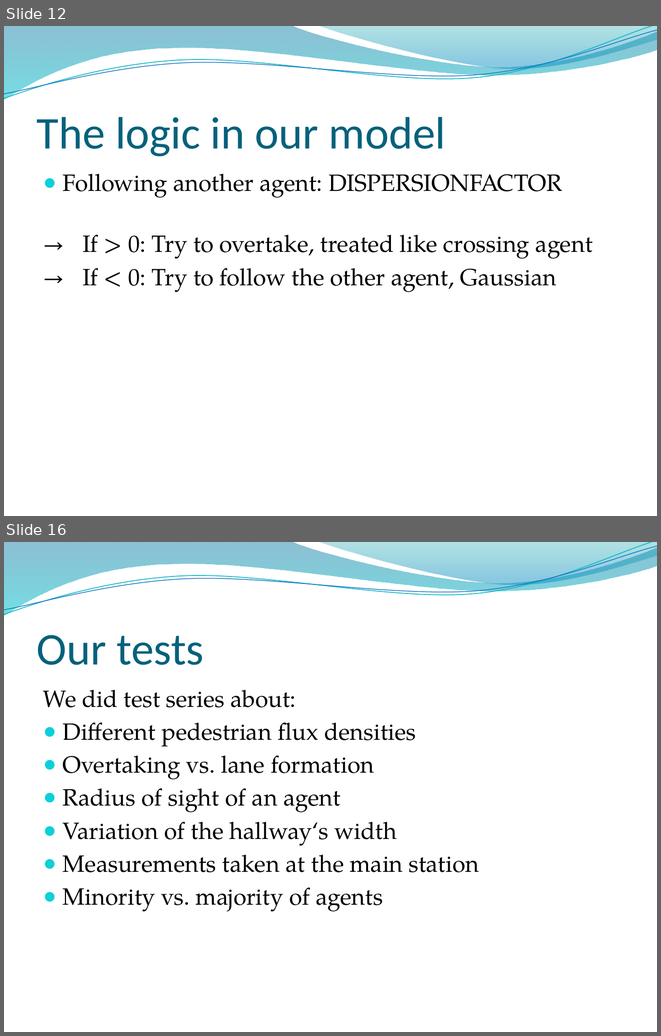
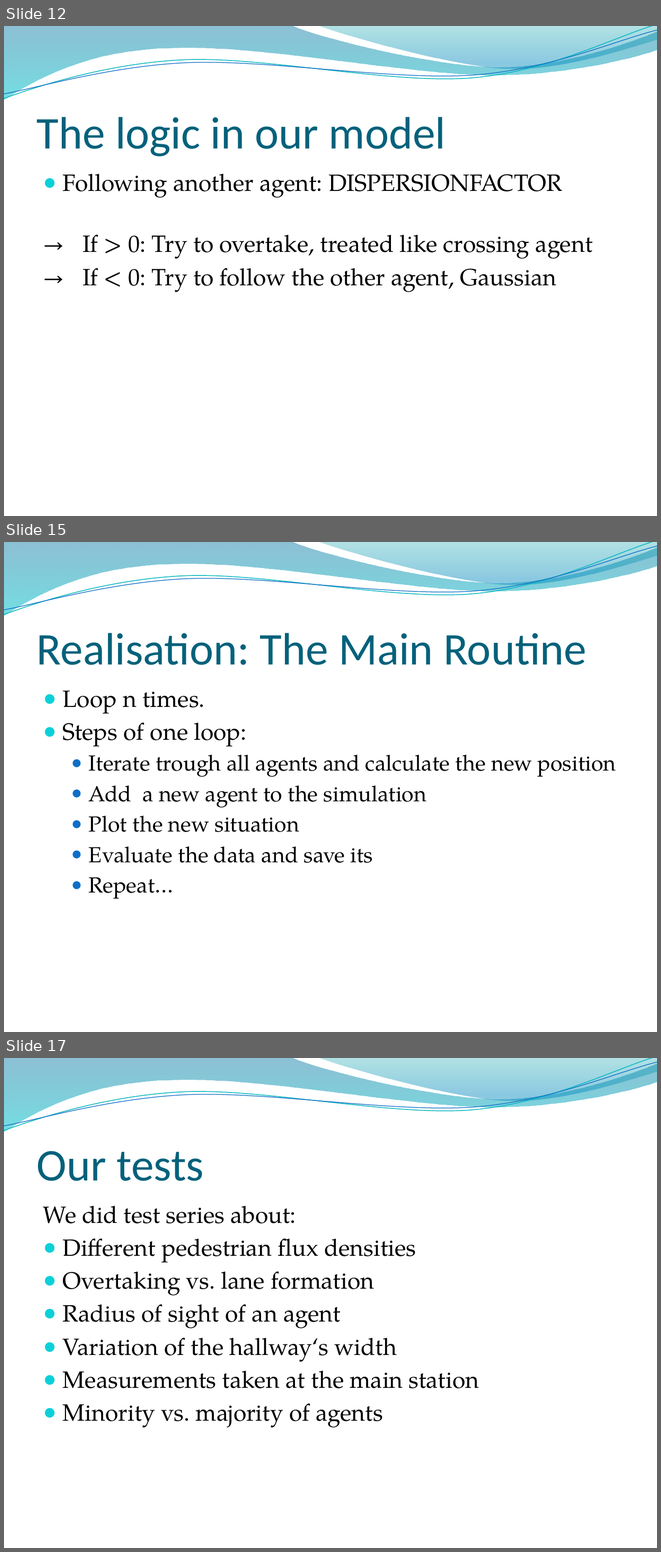
Before and after one commit to ratheile/MSSSM, a slide deck: presentation/Presentation.pptx. Shown one above the other, each under a label of ours: slides 12 and 16 before the commit, slides 12, 15 and 17 after it; the slides between them are not shown. The pictures are 661x1036 and 661x1552 pixels, drawn with LibreOffice and Linux fonts; fonts in the diff are those of the drawing; background and template pictures are left out. Boxes give left, top, right and bottom in pixels: in the first picture for what was removed or moved away, otherwise in the second. Text is boxed around its words. In the diff, an @@ line names an element or a change of style, - is before the commit and + after.

```diff
--- a/presentation/Presentation.pptx
+++ b/presentation/Presentation.pptx
@@ slide 15 added at (x1=4, y1=542, x2=657, y2=1032), background picture (left out); not listed: 4 template elements that a slide beside it also shows @@
@@ title added at (x1=37, y1=633, x2=586, y2=665), 50 pt, text #04617B @@
+Realisation: The Main Routine
@@ text added at (x1=63, y1=690, x2=616, y2=899), 24 pt, text #000000 @@
+● Loop n times.
+● Steps of one loop:
+  ● Iterate trough all agents and calculate the new position
+  ● Add a new agent to the simulation
+  ● Plot the new situation
+  ● Evaluate the data and save its
+  ● Repeat…
@@ what was slide 16 is now slide 17 @@
```
Also in this commit, not shown: 1 slide changed, 3 other slides added, 4 slides removed.
